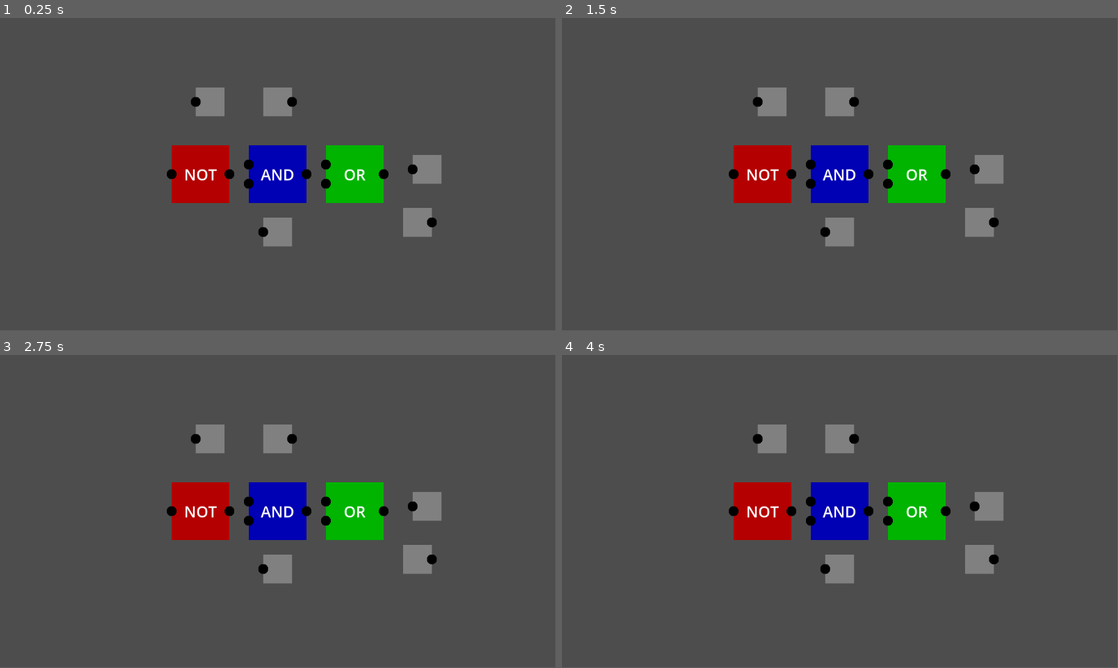
Above: before the commit, frames 1-4 (two rows, left to right).
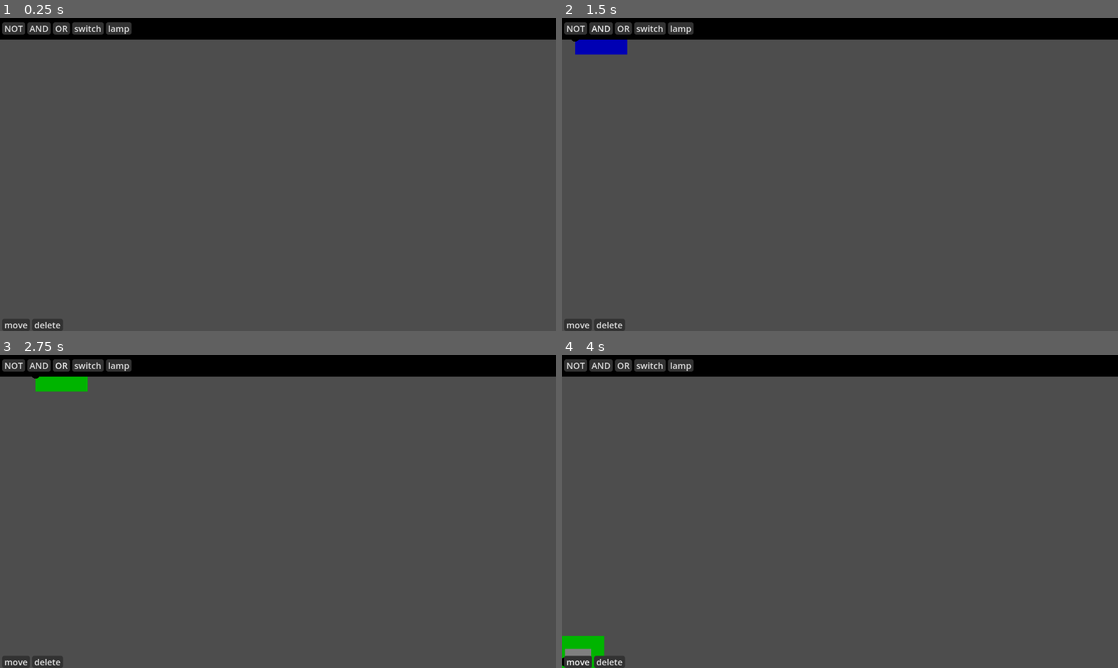
Above: after the commit, the same moments.

Repository: Jonas-Stefan/monosim
Game: Godot game, scene res://Scenes/root.tscn
The game is run twice, just before and just after one commit, with the same random seed, the same clock (stepped at 60 frames per second) and the same inputs.
Inputs (mouse positions are in pixels of both pictures, inside the frame that each line leads up to):
- Up to frame 1 (0.25 s): no input
- Up to frame 2 (1.5 s): click (573, 27) at 0.5 s, where only the run after the commit has a clickable "NOT"; click (600, 27) at 1.25 s, where only the run after the commit has a clickable "AND"
- Up to frame 3 (2.75 s): click (61, 364) at 2 s, where only the run after the commit has a clickable "OR"
- Up to frame 4 (4 s): click (678, 364) at 2.75 s, where only the run after the commit has a clickable "lamp"; click (578, 661) at 3.5 s, where only the run after the commit has a clickable "move"
In our replay, the window is 799x449 before the commit and 800x450 after it. These sizes can differ from the game's own. Grey fills any space a smaller window leaves; there, only what the larger window draws over its background counts as a difference.

The runs differ from the first frame. In frame 1, 16% of the frame differs, in the area x 0-100%, y 0-100%; in frame 2, 16%; in frame 3, 16%; in frame 4, 16%.

Commit message:
finished basic features

Diff:
--- a/Scenes/root.tscn
+++ b/Scenes/root.tscn
@@ -1,11 +1,7 @@
-[gd_scene load_steps=7 format=3 uid="uid://ch0ojc88ansrd"]
+[gd_scene load_steps=3 format=3 uid="uid://ch0ojc88ansrd"]
 
 [ext_resource type="Script" path="res://Scripts/logic.gd" id="1_pfpyv"]
-[ext_resource type="PackedScene" uid="uid://b1ernndl85afu" path="res://BaseComponents/not.tscn" id="2_tgcfb"]
-[ext_resource type="PackedScene" uid="uid://d2wrk4135gfnm" path="res://BaseComponents/or.tscn" id="3_xupb7"]
-[ext_resource type="PackedScene" uid="uid://c221ijkxrkbmp" path="res://BaseComponents/and.tscn" id="4_4bljs"]
-[ext_resource type="PackedScene" uid="uid://nvs1nb4wtsa0" path="res://BaseComponents/lamp.tscn" id="6_11c6k"]
-[ext_resource type="PackedScene" uid="uid://d2504shnbpxp" path="res://BaseComponents/switch.tscn" id="7_gg0c7"]
+[ext_resource type="PackedScene" uid="uid://cld0n4yche0pl" path="res://Scenes/ui.tscn" id="7_xsrpf"]
 
 [node name="root" type="Node2D"]
 script = ExtResource("1_pfpyv")
@@ -14,25 +10,8 @@
 
 [node name="gates" type="Node2D" parent="."]
 
-[node name="NOT" parent="gates" instance=ExtResource("2_tgcfb")]
-position = Vector2(-160, 0)
+[node name="pins" type="Node2D" parent="."]
 
-[node name="OR" parent="gates" instance=ExtResource("3_xupb7")]
-position = Vector2(160, 0)
+[node name="chips" type="Node2D" parent="."]
 
-[node name="AND" parent="gates" instance=ExtResource("4_4bljs")]
-
-[node name="switch" parent="." instance=ExtResource("7_gg0c7")]
-position = Vector2(0, -150)
-
-[node name="switch2" parent="." instance=ExtResource("7_gg0c7")]
-position = Vector2(290, 100)
-
-[node name="lamp" parent="." instance=ExtResource("6_11c6k")]
-position = Vector2(-140, -150)
-
-[node name="lamp2" parent="." instance=ExtResource("6_11c6k")]
-position = Vector2(0, 120)
-
-[node name="lamp3" parent="." instance=ExtResource("6_11c6k")]
-position = Vector2(310, -10)
+[node name="UI" parent="." instance=ExtResource("7_xsrpf")]
--- /dev/null
+++ b/Scenes/ui.tscn
@@ -0,0 +1,113 @@
+[gd_scene load_steps=4 format=3 uid="uid://cld0n4yche0pl"]
+
+[ext_resource type="Theme" uid="uid://drfn2y5u60xn2" path="res://UITheme.tres" id="1_c8xgw"]
+[ext_resource type="Script" path="res://Scripts/componentBtn.gd" id="2_bq4jl"]
+[ext_resource type="Script" path="res://Scripts/toolBtn.gd" id="3_kbmjr"]
+
+[node name="UI" type="CanvasLayer"]
+
+[node name="topButtons" type="Control" parent="."]
+custom_minimum_size = Vector2(0, 50)
+layout_mode = 3
+anchors_preset = 10
+anchor_right = 1.0
+grow_horizontal = 2
+
+[node name="ColorRect" type="ColorRect" parent="topButtons"]
+custom_minimum_size = Vector2(0, 50)
+layout_mode = 1
+anchors_preset = 10
+anchor_right = 1.0
+grow_horizontal = 2
+color = Color(0, 0, 0, 1)
+
+[node name="VBoxContainer" type="VBoxContainer" parent="topButtons"]
+custom_minimum_size = Vector2(0, 50)
+layout_mode = 1
+anchors_preset = 10
+anchor_right = 1.0
+offset_bottom = 50.0
+grow_horizontal = 2
+
+[node name="MarginContainer" type="MarginContainer" parent="topButtons/VBoxContainer"]
+custom_minimum_size = Vector2(0, 50)
+layout_mode = 2
+theme_override_constants/margin_left = 10
+theme_override_constants/margin_top = 10
+
+[node name="HBoxContainer" type="HBoxContainer" parent="topButtons/VBoxContainer/MarginContainer"]
+layout_mode = 2
+size_flags_vertical = 0
+theme_override_constants/separation = 15
+
+[node name="NOT" type="Button" parent="topButtons/VBoxContainer/MarginContainer/HBoxContainer"]
+layout_mode = 2
+theme = ExtResource("1_c8xgw")
+text = "NOT
+"
+script = ExtResource("2_bq4jl")
+
+[node name="AND" type="Button" parent="topButtons/VBoxContainer/MarginContainer/HBoxContainer"]
+layout_mode = 2
+theme = ExtResource("1_c8xgw")
+text = "AND
+"
+script = ExtResource("2_bq4jl")
+
+[node name="OR" type="Button" parent="topButtons/VBoxContainer/MarginContainer/HBoxContainer"]
+layout_mode = 2
+theme = ExtResource("1_c8xgw")
+text = "OR"
+script = ExtResource("2_bq4jl")
+
+[node name="switch" type="Button" parent="topButtons/VBoxContainer/MarginContainer/HBoxContainer"]
+layout_mode = 2
+theme = ExtResource("1_c8xgw")
+text = "switch
+"
+script = ExtResource("2_bq4jl")
+
+[node name="lamp" type="Button" parent="topButtons/VBoxContainer/MarginContainer/HBoxContainer"]
+layout_mode = 2
+theme = ExtResource("1_c8xgw")
+text = "lamp"
+script = ExtResource("2_bq4jl")
+
+[node name="toolSelection" type="Control" parent="."]
+layout_mode = 3
+anchors_preset = 12
+anchor_top = 1.0
+anchor_right = 1.0
+anchor_bottom = 1.0
+grow_horizontal = 2
+grow_vertical = 0
+
+[node name="MarginContainer" type="MarginContainer" parent="toolSelection"]
+layout_mode = 1
+anchors_preset = 12
+anchor_top = 1.0
+anchor_right = 1.0
+anchor_bottom = 1.0
+offset_top = -28.0
+grow_horizontal = 2
+grow_vertical = 0
+theme_override_constants/margin_left = 10
+theme_override_constants/margin_right = 10
+
+[node name="HBoxContainer" type="HBoxContainer" parent="toolSelection/MarginContainer"]
+layout_mode = 2
+theme_override_constants/separation = 15
+
+[node name="move" type="Button" parent="toolSelection/MarginContainer/HBoxContainer"]
+layout_mode = 2
+size_flags_vertical = 0
+theme = ExtResource("1_c8xgw")
+text = "move"
+script = ExtResource("3_kbmjr")
+
+[node name="delete" type="Button" parent="toolSelection/MarginContainer/HBoxContainer"]
+layout_mode = 2
+theme = ExtResource("1_c8xgw")
+text = "delete
+"
+script = ExtResource("3_kbmjr")
--- a/Scripts/componentBase.gd
+++ b/Scripts/componentBase.gd
@@ -1,7 +1,7 @@
 extends Node2D
 class_name componentBase
 
-var state: bool = false
+#var state: bool = false
 var selected: bool = false
 var dragOffset: Vector2
 var outputs: Array[Node2D]
@@ -50,8 +50,34 @@
 
 	return
 
+func _on_drag_area_input_event(_viewport:Node, event:InputEvent, _shape_idx:int):
+	if globals.tool == globals.tools.MOVE:
+		handle_move_tool(event)
+	elif globals.tool == globals.tools.DELETE:
+		if event.is_action_pressed("lClick"):
+			delete()
+	return
 
-func _on_drag_area_input_event(_viewport:Node, event:InputEvent, _shape_idx:int):
+#handle the delete tool and generally deleting the component
+func delete() -> void:
+	var root: Node2D = get_tree().get_root().get_node("root")
+	for i in range(root.gates.size()):
+		if root.gates[i] == self:
+			root.gates.remove_at(i)
+			break
+
+	for output in outputs:
+		for wire in output.wires:
+			wire.delete()
+
+	for input in inputs:
+		if input.connectedOutput != null:
+			input.connectedWire.delete()
+
+	queue_free()
+
+#handles the move tool
+func handle_move_tool(event: InputEvent) -> void:
 	if event.is_action_pressed("lClick"):
 		selected = true
 		dragOffset = position - get_global_mouse_position()
@@ -72,9 +98,5 @@
 		#snap the input lines to the grid
 		for input in inputs:
 			if input.connectedOutput != null:
-				for i in range(input.connectedOutput.connectedInputs.size()):
-					if input.connectedOutput.connectedInputs[i].get_parent() == self:
-						var wires: Array[Line2D] = input.connectedOutput.wires
-						wires[i].set_wire_point_position(wires[i].get_wire_point_count() - 1, input.global_position - input.connectedOutput.global_position)
-
-	return
+				var wire: Line2D = input.connectedWire
+				wire.set_wire_point_position(wire.get_wire_point_count() - 1, input.global_position - input.connectedOutput.global_position)
--- /dev/null
+++ b/Scripts/componentBtn.gd
@@ -0,0 +1,39 @@
+extends Button
+
+# Called when the node enters the scene tree for the first time.
+func _ready():
+	self.button_down.connect(_on_button_down)
+
+func _on_button_down():
+	if self.name == "NOT":
+		var gate: Node2D = load("res://BaseComponents/not.tscn").instantiate()
+		add_gate(gate)
+	elif self.name == "AND":
+		var gate: Node2D = load("res://BaseComponents/and.tscn").instantiate()
+		add_gate(gate)
+	elif self.name == "OR":
+		var gate: Node2D = load("res://BaseComponents/or.tscn").instantiate()
+		add_gate(gate)
+	elif self.name == "switch":
+		var pin: Node2D = load("res://BaseComponents/switch.tscn").instantiate()
+		add_pin(pin)
+	elif self.name == "lamp":
+		var pin: Node2D = load("res://BaseComponents/lamp.tscn").instantiate()
+		add_pin(pin)
+	else:
+		print("error")
+		return
+
+func add_gate(gate: Node2D) -> void:
+	var root: Node2D = get_tree().get_root().get_node("root")
+	var gates: Node2D = root.get_node("gates")
+	gate.selected = true
+	gates.add_child(gate)
+	root.gates.append(gate)
+
+func add_pin(pin: Node2D) -> void:
+	var root: Node2D = get_tree().get_root().get_node("root")
+	var pins: Node2D = root.get_node("pins")
+	pin.selected = true
+	pins.add_child(pin)
+	root.pins.append(pin)
--- a/Scripts/gate.gd
+++ b/Scripts/gate.gd
@@ -15,10 +15,10 @@
 		if input.connectedOutput == null:
 			return false
 	if type == "AND":
-		return inputs[0].connectedOutput.get_parent().state and inputs[1].connectedOutput.get_parent().state
+		return inputs[0].connectedOutput.state and inputs[1].connectedOutput.state
 	elif type == "OR":
-		return inputs[0].connectedOutput.get_parent().state or inputs[1].connectedOutput.get_parent().state
+		return inputs[0].connectedOutput.state or inputs[1].connectedOutput.state
 	elif type == "NOT":
-		return not inputs[0].connectedOutput.get_parent().state
+		return not inputs[0].connectedOutput.state
 	else:
 		return false
--- a/Scripts/globals.gd
+++ b/Scripts/globals.gd
@@ -1,7 +1,10 @@
 extends Node
 class_name globals
 
+enum tools {MOVE, DELETE}
+
 static var selectedOutput: Node2D = null
+static var tool: tools = tools.MOVE
 static var gridSize: int  = 10
 
 static func snapToGrid(pos: Vector2) -> Vector2:
--- a/Scripts/input.gd
+++ b/Scripts/input.gd
@@ -32,5 +32,4 @@
 	connectedWire = wire
 
 	#finish the connection process
-	#await get_tree().create_timer(0.05).timeout #probably a temporary solution
 	globals.selectedOutput = null
--- a/Scripts/lamp.gd
+++ b/Scripts/lamp.gd
@@ -3,6 +3,7 @@
 var lowColor: Color = Color(0.5, 0.5, 0.5)
 var highColor: Color = Color(0.8, 0.1, 0.1)
 var sprite: Sprite2D
+var state: bool = false
 
 # Called when the node enters the scene tree for the first time.
 func _ready() -> void:
@@ -22,7 +23,7 @@
 	if inputs[0].connectedOutput == null:
 		state = false
 	else:
-		state = inputs[0].connectedOutput.get_parent().state
+		state = inputs[0].connectedOutput.state
 
 	if state:
 		sprite.modulate = highColor
--- a/Scripts/logic.gd
+++ b/Scripts/logic.gd
@@ -1,14 +1,26 @@
 extends Node2D
 
 var gates: Array[Node2D]
+var pins: Array[Node2D]
+var chips: Array[Node2D]
 @export var tps: int = 1000
 var simulationIsRunning: bool = true
 
 # Called when the node enters the scene tree for the first time.
 func _ready() -> void:
+	#load all gates
 	for child in get_node("gates").get_children():
 		gates.append(child)
 
+	#load all I/O pins
+	for child in get_node("pins").get_children():
+		pins.append(child)
+
+	#load all chips
+	for child in get_node("chips").get_children():
+		chips.append(child)
+
+	#set the input to not accumulate input (some stuff would break otherwise)
 	Input.set_use_accumulated_input(false)
 
 	#start the game loop
@@ -16,6 +28,11 @@
 
 
 func _process(_delta) -> void:
+	if Input.is_action_just_pressed("delete"):
+		#delete every selected component
+		#delete_selection()
+		pass
+
 	if globals.selectedOutput != null:
 		if globals.selectedOutput.wires.size() == 0:
 			return
@@ -24,30 +41,10 @@
 
 		#detect if the user wants to add a new point to the line
 		if Input.is_action_just_pressed("lClick"):
-			wire.add_wire_point(get_global_mouse_position() - globals.selectedOutput.get_global_position())
-
-			#check if it is the first point and add a second one if it is
-			if wire.get_wire_point_count() == 1:
-				wire.set_wire_point_position(0, Vector2(0, 0))
-				wire.add_wire_point(Vector2(0, 0))
+			add_wire_point(wire)
 
 		#visualize the wire by updating the last point to the mouse position
-		if wire.get_wire_point_count() > 0:
-			#check if the user is holding ctrl and only draw straight lines in that case
-			if Input.is_action_pressed("ctrl"):
-
-				#detect if the y delta or the x delta is bigger
-				var delta: Vector2 = get_global_mouse_position() - (globals.selectedOutput.get_global_position() + wire.get_wire_point_position(wire.get_wire_point_count() - 2))
-
-				if abs(delta.x) > abs(delta.y):
-					#draw the wire horizontally
-					wire.set_wire_point_position(wire.get_wire_point_count() - 1, globals.snapToGrid(wire.get_wire_point_position(wire.get_wire_point_count() - 2) + Vector2(delta.x, 0)))
-				else:
-					#draw the wire vertically
-					wire.set_wire_point_position(wire.get_wire_point_count() - 1, globals.snapToGrid(wire.get_wire_point_position(wire.get_wire_point_count() - 2) + Vector2(0, delta.y)))
-			else:
-				#draw the wire to the mouse position
-				wire.set_wire_point_position(wire.get_wire_point_count() - 1, globals.snapToGrid(get_global_mouse_position() - globals.selectedOutput.get_global_position()))
+		visualize_wire(wire)
 
 func game_loop() -> void:
 	while simulationIsRunning:
@@ -57,7 +54,64 @@
 			nextStates.append(gate.calculate())
 
 		for i in nextStates.size():
-			gates[i].state = nextStates[i]
+			for output in gates[i].outputs:
+				output.state = nextStates[i]
 
 		#wait for the next tick
 		await get_tree().create_timer(1.0 / tps).timeout
+
+# func delete_selection() -> void:
+# 	#I would have to remove the break when implementing multiple selection
+# 	#delete every selected gate
+# 	for i in range(gates.size()):
+# 		if gates[i].selected:
+# 			gates[i].delete()
+# 			gates.remove_at(i)
+# 			break
+
+# 	#delete every selected I/O pin
+# 	for i in range(pins.size()):
+# 		if pins[i].selected:
+# 			pins[i].delete()
+# 			pins.remove_at(i)
+# 			break
+
+# 	#delete every selected chip
+# 	for i in range(chips.size()):
+# 		if chips[i].selected:
+# 			chips[i].delete()
+# 			chips.remove_at(i)
+# 			break
+
+func visualize_wire(wire: Line2D) -> void:
+	#I couldn't think of a better name for this function, but it shows the next wire piece the user would add when pressing left click
+	if wire.get_wire_point_count() > 0:
+		#check if the user is holding ctrl and only draw straight lines in that case
+		if Input.is_action_pressed("ctrl"):
+
+			#detect if the y delta or the x delta is bigger
+			var delta: Vector2 = get_global_mouse_position() - (globals.selectedOutput.get_global_position() + wire.get_wire_point_position(wire.get_wire_point_count() - 2))
+
+			if abs(delta.x) > abs(delta.y):
+				#draw the wire horizontally
+				wire.set_wire_point_position(wire.get_wire_point_count() - 1, globals.snapToGrid(wire.get_wire_point_position(wire.get_wire_point_count() - 2) + Vector2(delta.x, 0)))
+			else:
+				#draw the wire vertically
+				wire.set_wire_point_position(wire.get_wire_point_count() - 1, globals.snapToGrid(wire.get_wire_point_position(wire.get_wire_point_count() - 2) + Vector2(0, delta.y)))
+		else:
+			#draw the wire to the mouse position
+			wire.set_wire_point_position(wire.get_wire_point_count() - 1, globals.snapToGrid(get_global_mouse_position() - globals.selectedOutput.get_global_position()))
+
+func add_wire_point(wire: Line2D) -> void:
+	#detect if the user actually clicked on the output
+	var space: PhysicsDirectSpaceState2D = PhysicsServer2D.space_get_direct_state(get_world_2d().space)
+	var params: PhysicsPointQueryParameters2D = PhysicsPointQueryParameters2D.new()
+	params.position = get_global_mouse_position()
+	params.collide_with_areas = true
+	params.collide_with_bodies = false
+	for dict in space.intersect_point(params):
+		if dict["collider"].get_parent().name.substr(0, 6) == "output":
+			return
+
+	#detect if the user wants to add a new point to the line
+	wire.add_wire_point(get_global_mouse_position() - globals.selectedOutput.get_global_position())
--- a/Scripts/output.gd
+++ b/Scripts/output.gd
@@ -1,5 +1,6 @@
 extends Node2D
 
+var state: bool = false
 var connectedInputs: Array[Node2D]
 var lowColor: Color = Color(0.5, 0.5, 0.5)
 var highColor: Color = Color(0.8, 0.1, 0.1)
@@ -11,7 +12,7 @@
 
 func _process(_delta) -> void:
 	for wire in wires:
-		if get_parent().state == true:
+		if state == true:
 			wire.set_default_color(highColor)
 		else:
 			wire.set_default_color(lowColor)
--- a/Scripts/switch.gd
+++ b/Scripts/switch.gd
@@ -21,10 +21,11 @@
 func _on_drag_area_input_event(_viewport:Node, event:InputEvent, _shape_idx:int):
 	super._on_drag_area_input_event(_viewport, event, _shape_idx)
 	if event.is_action_pressed("rClick"):
-		state = !state
-		if state:
-			sprite.modulate = highColor
-		else:
-			sprite.modulate = lowColor
+		for output in outputs:
+			output.state = !output.state
+			if output.state:
+				sprite.modulate = highColor
+			else:
+				sprite.modulate = lowColor
 
 	return
--- /dev/null
+++ b/Scripts/toolBtn.gd
@@ -0,0 +1,11 @@
+extends Button
+
+# Called when the node enters the scene tree for the first time.
+func _ready():
+	self.button_down.connect(_on_button_down)
+
+func _on_button_down():
+	if self.name == "move":
+		globals.tool = globals.tools.MOVE
+	elif self.name == "delete":
+		globals.tool = globals.tools.DELETE
--- a/Scripts/wire.gd
+++ b/Scripts/wire.gd
@@ -4,6 +4,9 @@
 var areaWidth: int = 8
 
 func _ready() -> void:
+	#add two first points
+	add_wire_point(Vector2(0, 0))
+	add_wire_point(Vector2(0, 0))
 	return
 
 #takes a point relative to the origin of the wire and adds it to the wire
@@ -54,7 +57,6 @@
 	return get_point_count()
 
 func delete() -> void:
-	print("deleting wire")
 	var index: int = -1
 	var parent: Node2D = get_parent().get_parent()
 
@@ -97,11 +99,10 @@
 		params.collide_with_areas = true
 		params.collide_with_bodies = false
 		for dict in space.intersect_point(params):
-			if dict["collider"].get_parent().name.substr(0, 5) == "input":
+			if dict["collider"].get_parent().name.substr(0, 5) == "input" or dict["collider"].get_parent().name.substr(0, 6) == "output":
 				return
 
 		#actually create the new wire
-		print("creating new wire")
 		var newWire: Line2D = load("res://Scenes/wire.tscn").instantiate()
 		#add the wire to the scene, assuming the path is 'output' - 'wires' - 'wire'
 		get_parent().get_parent().wires.append(newWire)
@@ -111,12 +112,13 @@
 		#add a final point to the wire
 		#distance between last point and mouse
 		var distance: Vector2 = get_global_mouse_position() - get_wire_point_global_position(wireIndex)
+		var length: int = distance.length() - int(distance.length()) % 10
 		#angle between last point and next point in the 'parent wire'
 		var lastPoint: Vector2 = newWire.get_wire_point_position(wireIndex)
 		var nextPoint: Vector2 = get_wire_point_position(wireIndex + 1)
 		var angle: float = atan2(nextPoint.y - lastPoint.y, nextPoint.x - lastPoint.x)
 		#add the point
-		newWire.add_wire_point(get_wire_point_position(wireIndex) + Vector2(cos(angle) * distance.length(), sin(angle) * distance.length()))
+		newWire.add_wire_point(get_wire_point_position(wireIndex) + Vector2(cos(angle) * length, sin(angle) * length))
 
 		#newWire.add_wire_point(get_global_mouse_position() - global_position)
 		globals.selectedOutput = get_parent().get_parent()
--- /dev/null
+++ b/UITheme.tres
@@ -0,0 +1,44 @@
+[gd_resource type="Theme" load_steps=5 format=3 uid="uid://drfn2y5u60xn2"]
+
+[sub_resource type="StyleBoxFlat" id="StyleBoxFlat_wril7"]
+bg_color = Color(0.196078, 0.196078, 0.196078, 1)
+corner_radius_top_left = 5
+corner_radius_top_right = 5
+corner_radius_bottom_right = 5
+corner_radius_bottom_left = 5
+expand_margin_left = 5.0
+expand_margin_right = 5.0
+
+[sub_resource type="StyleBoxFlat" id="StyleBoxFlat_b5ha5"]
+bg_color = Color(0.27451, 0.27451, 0.27451, 1)
+corner_radius_top_left = 5
+corner_radius_top_right = 5
+corner_radius_bottom_right = 5
+corner_radius_bottom_left = 5
+expand_margin_left = 5.0
+expand_margin_right = 5.0
+
+[sub_resource type="StyleBoxFlat" id="StyleBoxFlat_kkbo2"]
+bg_color = Color(0.196078, 0.196078, 0.196078, 1)
+corner_radius_top_left = 5
+corner_radius_top_right = 5
+corner_radius_bottom_right = 5
+corner_radius_bottom_left = 5
+expand_margin_left = 5.0
+expand_margin_right = 5.0
+
+[sub_resource type="StyleBoxFlat" id="StyleBoxFlat_rk14r"]
+bg_color = Color(0.196078, 0.196078, 0.196078, 1)
+corner_radius_top_left = 5
+corner_radius_top_right = 5
+corner_radius_bottom_right = 5
+corner_radius_bottom_left = 5
+expand_margin_left = 5.0
+expand_margin_right = 5.0
+
+[resource]
+Button/font_sizes/font_size = 20
+Button/styles/focus = SubResource("StyleBoxFlat_wril7")
+Button/styles/hover = SubResource("StyleBoxFlat_b5ha5")
+Button/styles/normal = SubResource("StyleBoxFlat_kkbo2")
+Button/styles/pressed = SubResource("StyleBoxFlat_rk14r")
--- a/project.godot
+++ b/project.godot
@@ -10,10 +10,15 @@
 
 [application]
 
-config/name="digitalLogicSimulator"
+config/name="monosim"
 run/main_scene="res://Scenes/root.tscn"
 config/features=PackedStringArray("4.2", "Mobile")
-config/icon="res://icon.svg"
+config/icon="res://Sprites/icon.png"
+
+[display]
+
+window/size/viewport_width=1280
+window/size/viewport_height=720
 
 [editor]
 
@@ -37,6 +42,11 @@
 "events": [Object(InputEventKey,"resource_local_to_scene":false,"resource_name":"","device":-1,"window_id":0,"alt_press …(182 unchanged characters)…
 ]
 }
+delete={
+"deadzone": 0.5,
+"events": [Object(InputEventKey,"resource_local_to_scene":false,"resource_name":"","device":-1,"window_id":0,"alt_pressed":false,"shift_pressed":false,"ctrl_pressed":false,"meta_pressed":false,"pressed":false,"keycode":0,"physical_keycode":4194308,"key_label":0,"unicode":0,"echo":false,"script":null)
+]
+}
 
 [layer_names]
 
Binary file added: Sprites/icon.png
Not shown, added: Sprites/icon.png.import
Not shown, changed: export_presets.cfg
Not shown, added: Builds/monosim_v1.0.0.0.exe
